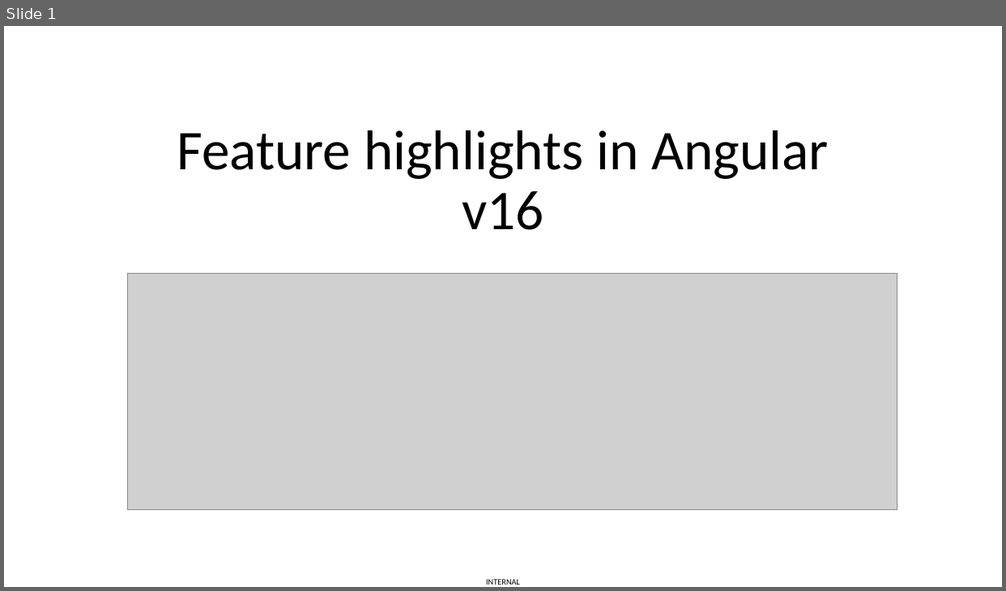
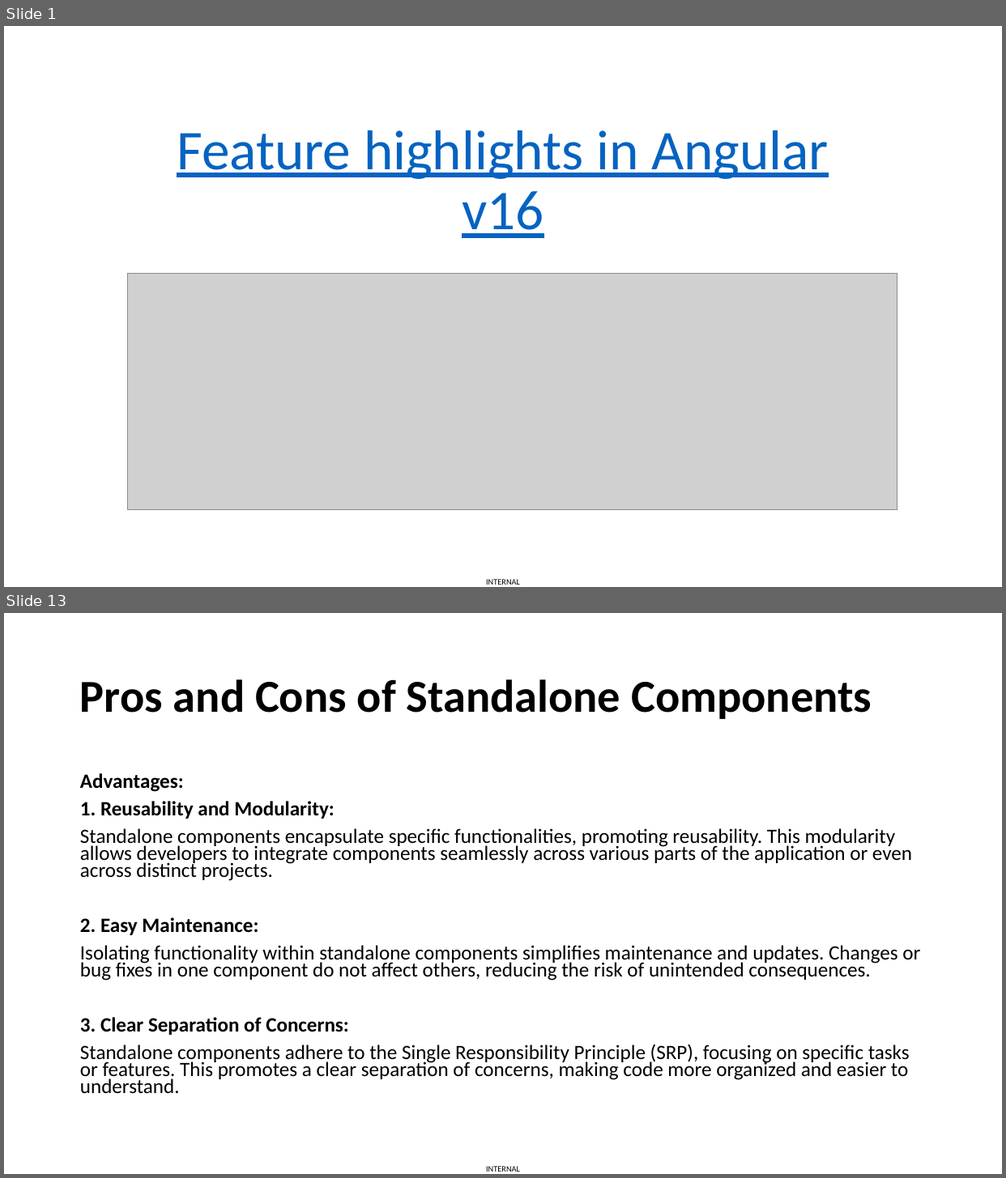
Before and after one commit to vuthaphai/ng-v16-new-features, a slide deck: Angular v16.pptx. Shown one above the other, each under a label of ours: slide 1 before the commit, slides 1 and 13 after it; the slides between them are not shown. The pictures are 1006x591 and 1006x1178 pixels, drawn with LibreOffice and Linux fonts; fonts in the diff are those of the drawing; grey boxes stand for pictures. Boxes give left, top, right and bottom in pixels: in the first picture for what was removed or moved away, otherwise in the second. Text is boxed around its words. In the diff, an @@ line names an element or a change of style, - is before the commit and + after.

Commit message:
finsihed: standalone components

```diff
--- a/Angular v16.pptx
+++ b/Angular v16.pptx
@@ slide 13 added at (4,613,1002,1174), background #FFFFFF; not listed: 1 template element that a slide beside it also shows @@
@@ title added at (80,679,872,719), 44 pt, text #000000, bold @@
+Pros and Cons of Standalone Components
@@ text added at (80,773,920,1093), 19.6 pt, text #000000 @@
+Advantages:
+1. Reusability and Modularity:
+Standalone components encapsulate specific functionalities, promoting reusability. This modularity allows developers to integrate components seamlessly across various parts of the application or even across distinct projects.
+2. Easy Maintenance:
+Isolating functionality within standalone components simplifies maintenance and updates. Changes or bug fixes in one component do not affect others, reducing the risk of unintended consequences.
+3. Clear Separation of Concerns:
+Standalone components adhere to the Single Responsibility Principle (SRP), focusing on specific tasks or features. This promotes a clear separation of concerns, making code more organized and easier to understand.
@@ slide 1 changed as well @@
@@ title "Feature highlights in Angular v16" at (177,130,829,238): text colour #000000 to #0563C1, underline on @@
```
Also in this commit, not shown: 1 other slide changed, 14 other slides added, 4 slides removed.
